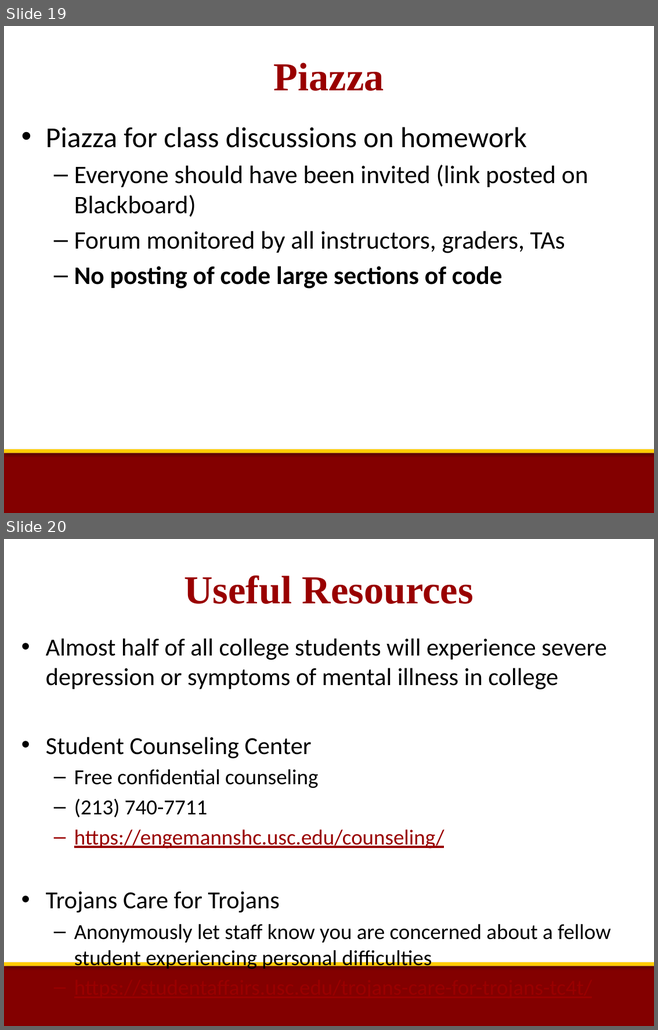
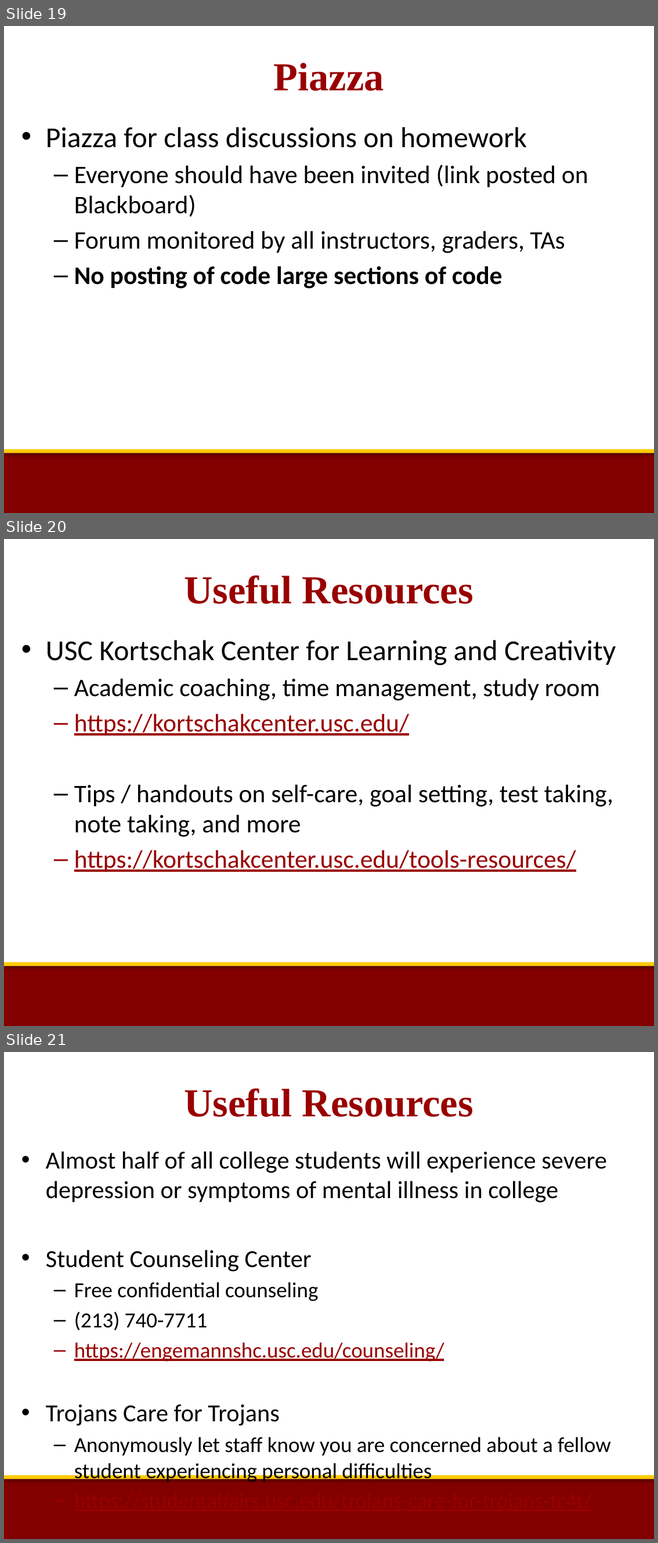
Before and after one commit to reparke/gh-syllabus, a slide deck: _lectures/week1/lecture_course_introduction.pptx. Shown one above the other, each under a label of ours: slides 19 and 20 before the commit, slides 19, 20 and 21 after it. The pictures are 658x1030 and 658x1543 pixels, drawn with LibreOffice and Linux fonts; fonts in the diff are those of the drawing; background and template pictures are left out. Boxes give left, top, right and bottom in pixels: in the first picture for what was removed or moved away, otherwise in the second. Text is boxed around its words. In the diff, an @@ line names an element or a change of style, - is before the commit and + after.

```diff
--- a/_lectures/week1/lecture_course_introduction.pptx
+++ b/_lectures/week1/lecture_course_introduction.pptx
@@ slide 20 added at [4, 539, 654, 1026], background #FFFFFF; not listed: 2 template elements that a slide beside it also shows @@
@@ title added at [184, 575, 473, 604], 44 pt, text #990000, bold @@
+Useful Resources
@@ text added at [46, 640, 615, 872], 28 pt, text #000000 @@
+• USC Kortschak Center for Learning and Creativity
+  – Academic coaching, time management, study room
+  – https://kortschakcenter.usc.edu/
+  – Tips / handouts on self-care, goal setting, test taking, note taking, and more
+  – https://kortschakcenter.usc.edu/tools-resources/
@@ what was slide 20 is now slide 21 @@
```
Also in this commit, not shown: 38 other files.
